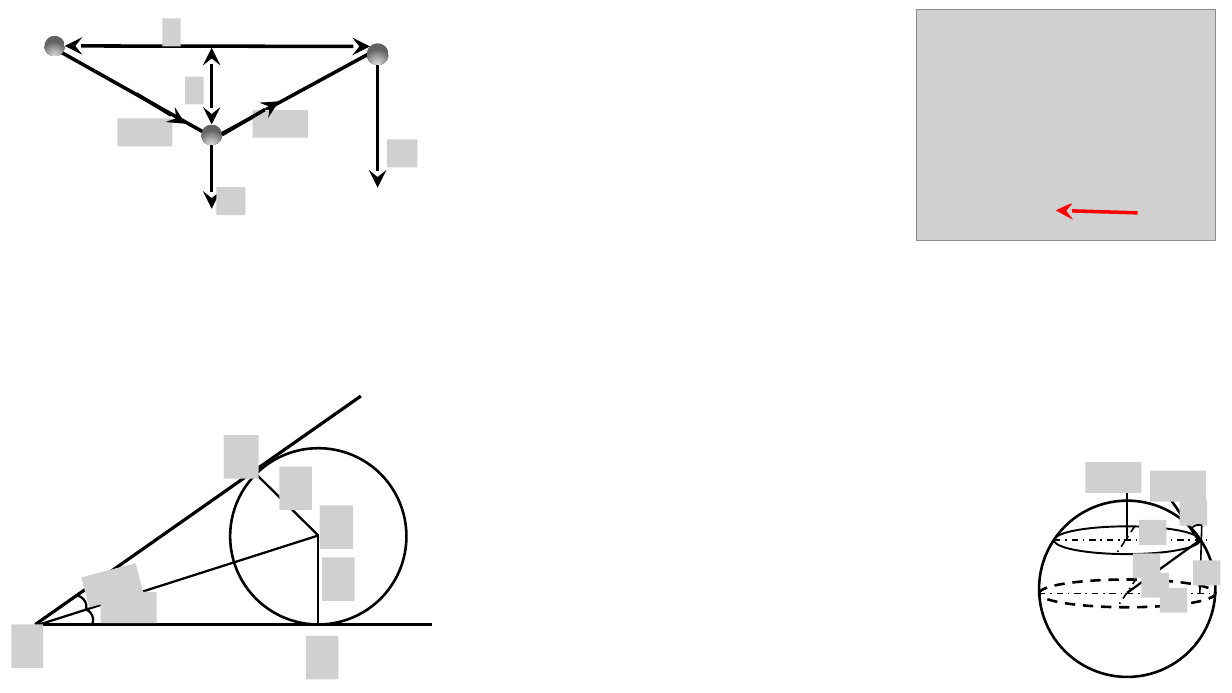
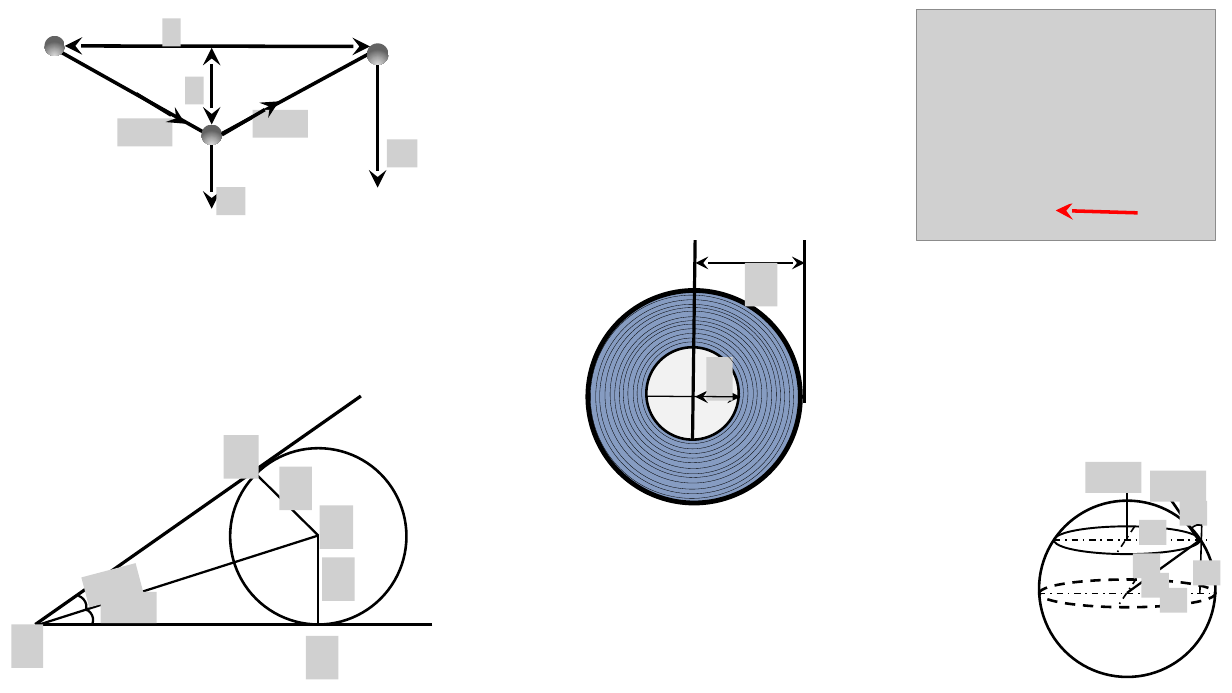
Before and after one commit to savchenko-physics/savchenko-physics.github.io, a slide deck: slide 12 of volunteer/Drawings.pptx. Drawn at 1232x693 pixels with LibreOffice and Linux fonts; fonts in the diff are those of the drawing; grey boxes stand for pictures. Boxes give left, top, right and bottom in pixels: in the first picture for what was removed or moved away, otherwise in the second. Text is boxed around its words. In the diff, an @@ line names an element or a change of style, - is before the commit and + after.

```diff
--- a/volunteer/Drawings.pptx
+++ b/volunteer/Drawings.pptx
@@ line added from (695, 240) to (693, 440), #000000 2.5 pt @@
@@ double arrow added from (805, 263) to (696, 263), #000000 2 pt @@
@@ picture added at (745,263,777,307) @@
@@ line added from (805, 240) to (805, 404), #000000 2.5 pt @@
@@ ellipse added at (588,290,800,503), fill #2F5597 at 58% opacity, outline #000000 3.75 pt @@
@@ ellipse added at (591,295,794,498), outline #000000 0.25 pt @@
@@ ellipse added at (596,299,790,494), outline #000000 0.25 pt @@
@@ ellipse added at (600,304,785,489), outline #000000 0.25 pt @@
@@ ellipse added at (605,308,781,483), outline #000000 0.25 pt @@
@@ ellipse added at (610,311,776,478), outline #000000 0.25 pt @@
@@ ellipse added at (615,317,772,474), outline #000000 0.25 pt @@
@@ ellipse added at (619,321,767,469), outline #000000 0.25 pt @@
@@ ellipse added at (624,324,762,463), outline #000000 0.25 pt @@
@@ ellipse added at (628,329,758,458), outline #000000 0.25 pt @@
@@ ellipse added at (633,334,753,454), outline #000000 0.25 pt @@
@@ ellipse added at (638,338,749,449), outline #000000 0.25 pt @@
@@ ellipse added at (642,342,744,444), outline #000000 0.25 pt @@
@@ ellipse added at (647,348,739,440), fill #F2F2F2, outline #000000 2 pt @@
@@ picture added at (706,358,733,401) @@
@@ line added from (647, 396) to (740, 396), #000000 1 pt @@
@@ double arrow added from (740, 396) to (695, 396), #000000 2 pt @@
```
Also in this commit, not shown: 11 other files.
